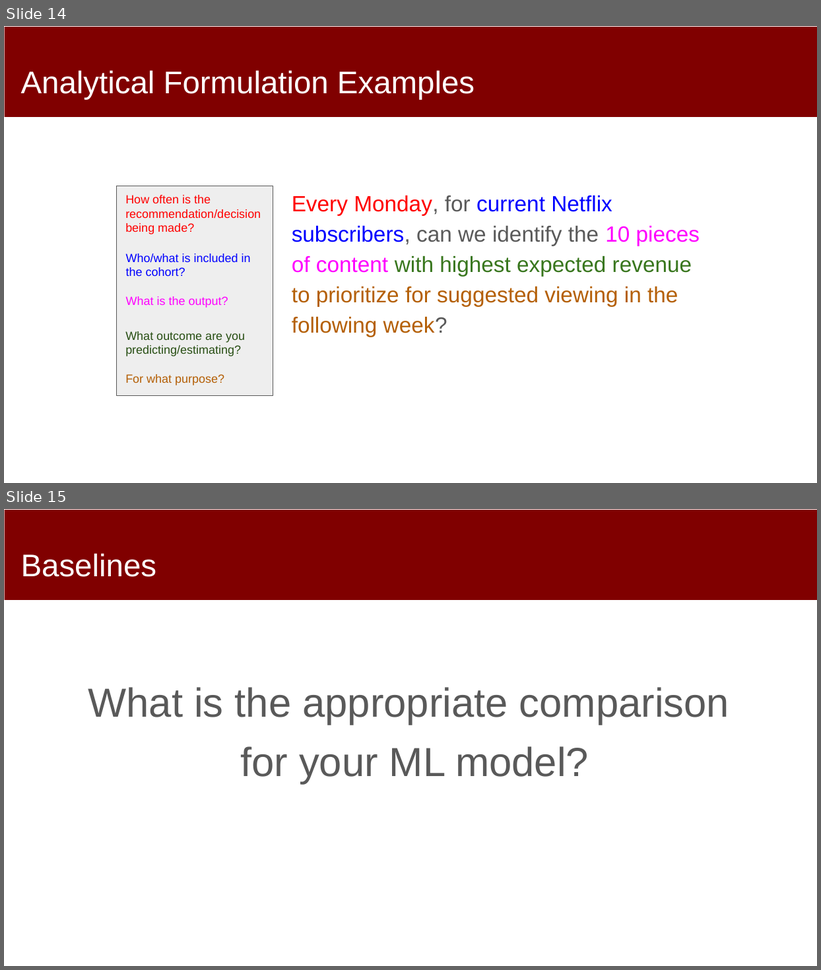
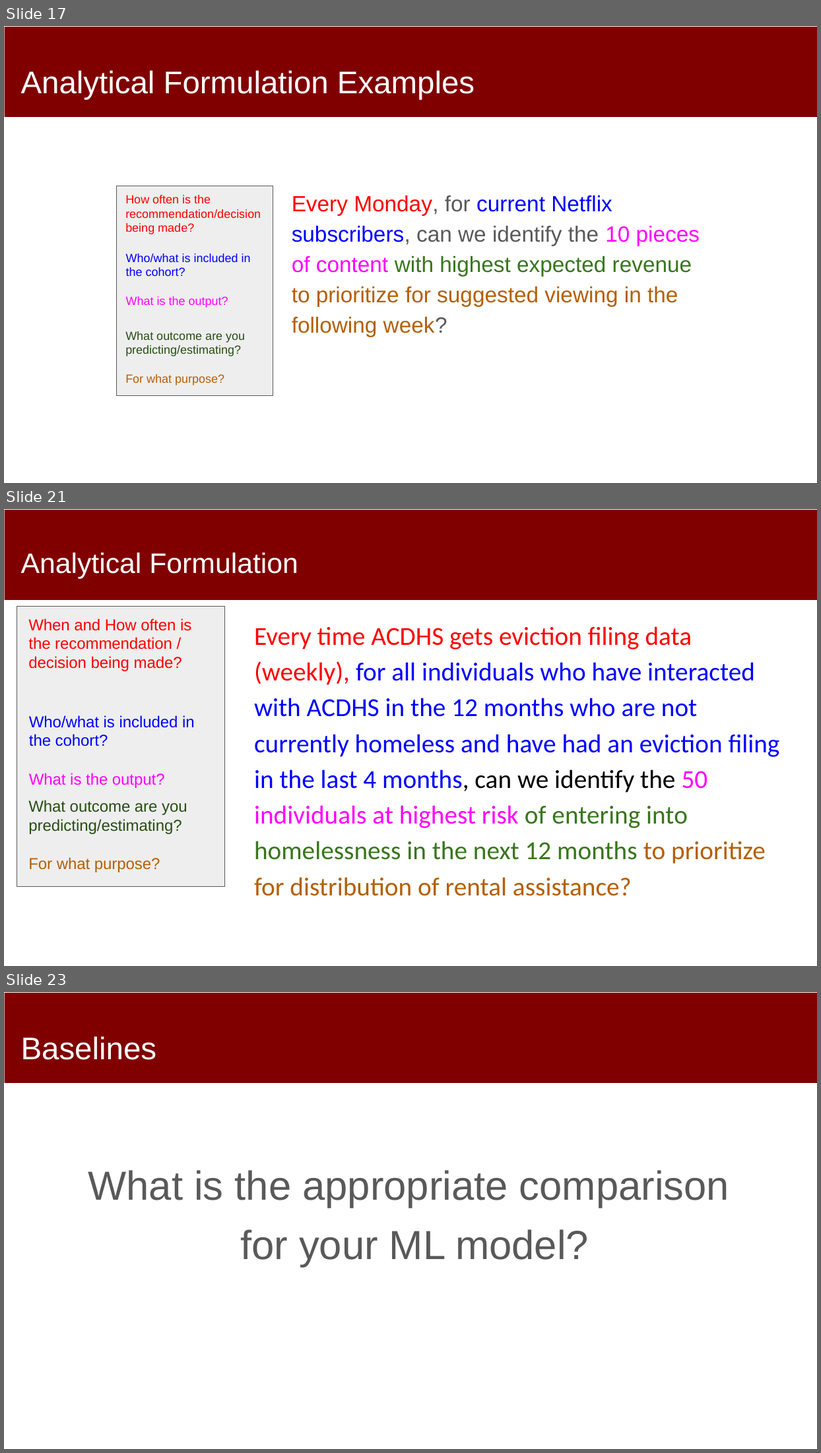
Before and after one commit to dssg/mlforpublicpolicylab, a slide deck: Lectures/07-formulation-and-baselines.pptx. Shown one above the other, each under a label of ours: slides 14 and 15 before the commit, slides 17, 21 and 23 after it; the slides between them are not shown. The pictures are 821x970 and 821x1453 pixels, drawn with LibreOffice and Linux fonts; fonts in the diff are those of the drawing. Boxes give left, top, right and bottom in pixels: in the first picture for what was removed or moved away, otherwise in the second. Text is boxed around its words. In the diff, an @@ line names an element or a change of style, - is before the commit and + after.

Commit message:
formulation slides

```diff
--- a/Lectures/07-formulation-and-baselines.pptx
+++ b/Lectures/07-formulation-and-baselines.pptx
@@ slide 21 added at bbox=[4, 509, 817, 966], background #FFFFFF; not listed: 1 template element that a slide beside it also shows @@
@@ title added at bbox=[21, 553, 298, 579], 33.3 pt, text #FFFFFF @@
+Analytical Formulation
@@ rectangle added at bbox=[17, 607, 225, 887], fill #EEEEEE, outline #595959 0.75 pt @@
@@ text added at bbox=[28, 619, 191, 669], 18.7 pt, text #FF0000 @@
+When and How often is the recommendation / decision being made?
@@ text added at bbox=[254, 626, 780, 896], 30.7 pt, text #0000FF @@
+Every time ACDHS gets eviction filing data (weekly), for all individuals who have interacted with ACDHS in the 12 months who are not currently homeless and have had an eviction filing in the last 4 months, can we identify the 50 individuals at highest risk of entering into homelessness in the next 12 months to prioritize for distribution of rental assistance?
@@ text added at bbox=[29, 716, 195, 747], 18.7 pt, text #0000FF @@
+Who/what is included in the cohort?
@@ text added at bbox=[29, 773, 165, 788], 18.7 pt, text #FF00FF @@
+What is the output?
@@ text added at bbox=[28, 800, 187, 873], 18.7 pt, text #274E13 @@
+What outcome are you predicting/estimating?
+For what purpose?
@@ what was slide 14 is now slide 17 @@
@@ what was slide 15 is now slide 23 @@
```
Also in this commit, not shown: 1 slide changed, 8 other slides added, 2 slides removed.
